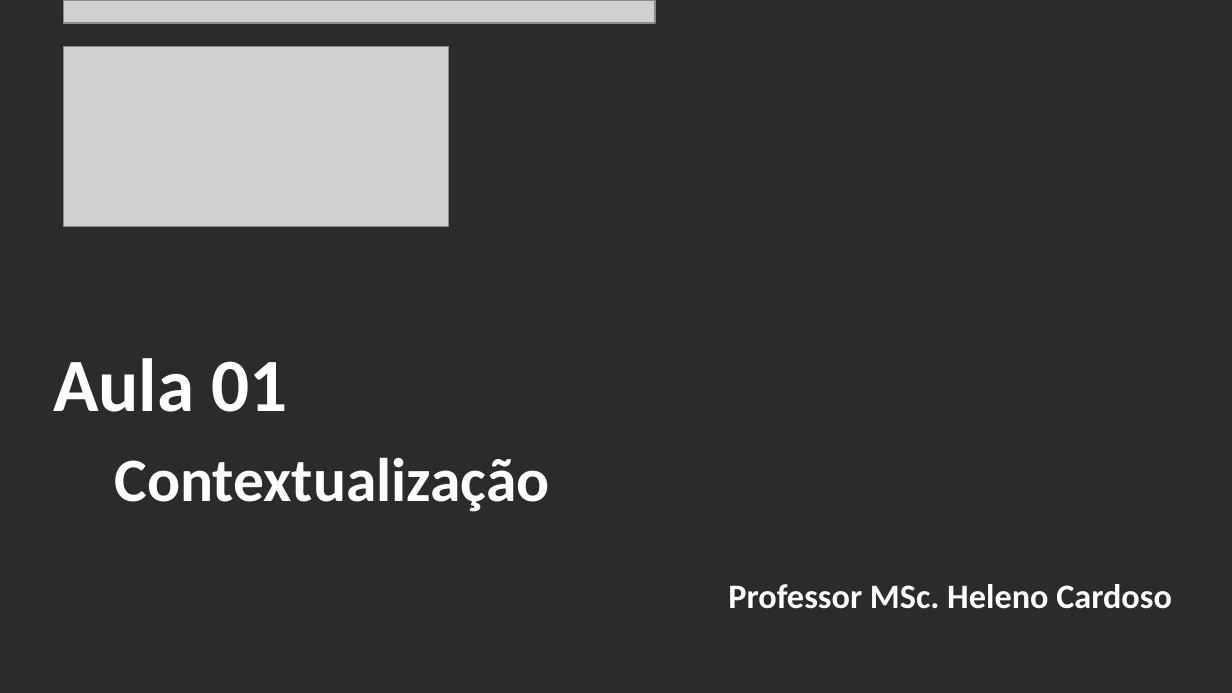
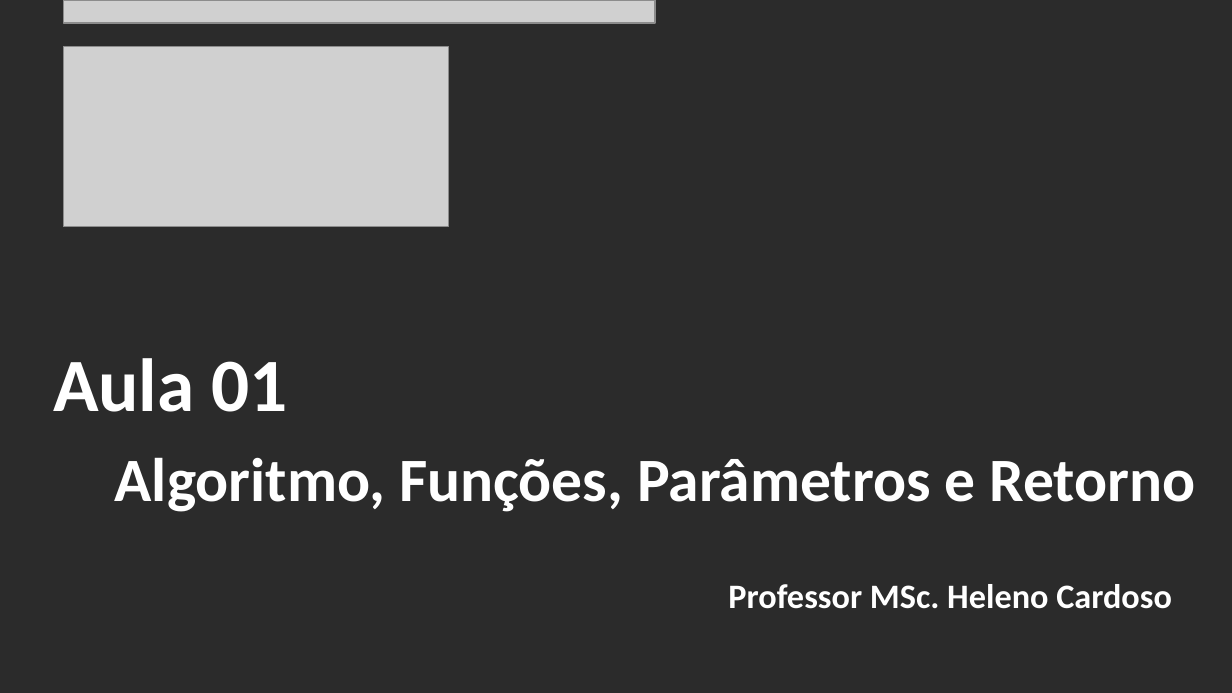
Before and after one commit to CloudEducationBrazil/WydenAlgoritmosEComplexidade, a slide deck: slide 2 of 01 Classes/Aula 01 - Algoritmos e Complexidade - Funções e Parâmetros.pptx. Drawn at 1232x693 pixels with LibreOffice and Linux fonts; fonts in the diff are those of the drawing; grey boxes stand for pictures; background and template pictures are left out; a plain dark background stands for a picture behind light text. Boxes give left, top, right and bottom in pixels: in the first picture for what was removed or moved away, otherwise in the second. Text is boxed around its words. In the diff, an @@ line names an element or a change of style, - is before the commit and + after.

Commit message:
Alg Complex Algoritmos e Funções

```diff
--- a/01 Classes/Aula 01 - Algoritmos e Complexidade - Funções e Parâmetros.pptx
+++ b/01 Classes/Aula 01 - Algoritmos e Complexidade - Funções e Parâmetros.pptx
@@ title at [53,358,1196,512]: text changed @@
-Aula 01
-Contextualização
+Aula 01
+Algoritmo, Funções, Parâmetros e Retorno
```
Also in this commit, not shown: 2 other slides changed, 14 slides added, 2 other files.
